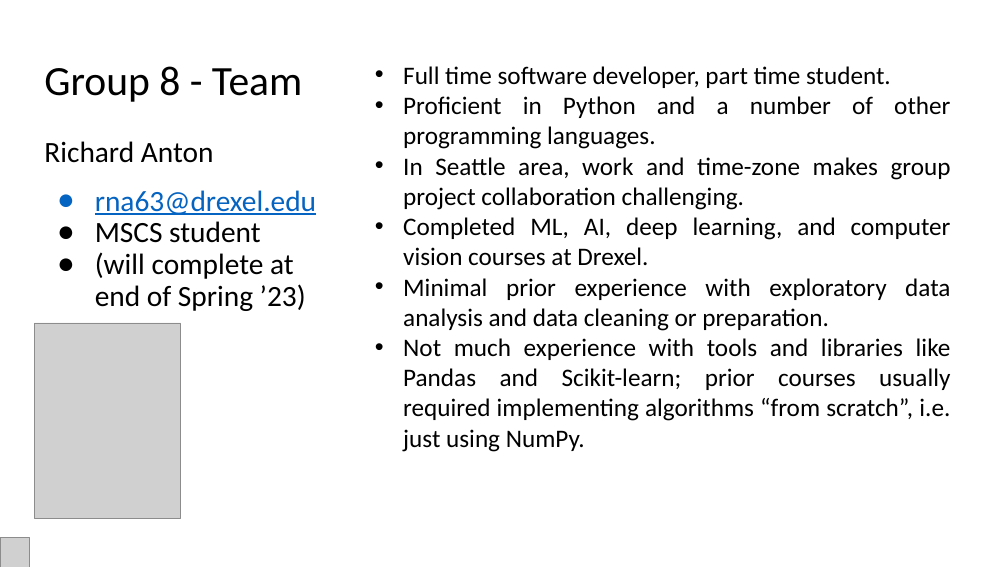
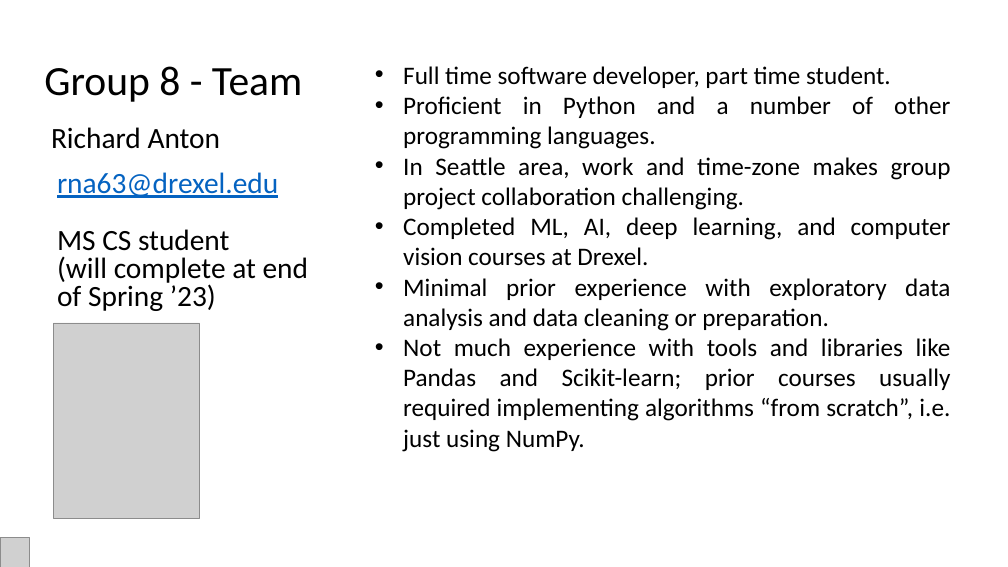
Before and after one commit to ranton256/used_car_sale_price_analysis, a slide deck: slide 2 of DSCI521_rna63_final_project_pres.pptx. Drawn at 1008x567 pixels with LibreOffice and Linux fonts; fonts in the diff are those of the drawing; grey boxes stand for pictures; background and template pictures are left out. Boxes give left, top, right and bottom in pixels: in the first picture for what was removed or moved away, otherwise in the second. Text is boxed around its words. In the diff, an @@ line names an element or a change of style, - is before the commit and + after.

```diff
--- a/DSCI521_rna63_final_project_pres.pptx
+++ b/DSCI521_rna63_final_project_pres.pptx
@@ text "Richard Anton": place and size @@
-text "Richard Anton" at (44,141,316,311)
+text "Richard Anton" at (51,127,308,311)
@@ text at (51,127,308,311): line spacing 0.9 to 0.8; bullet ● to none @@
@@ text at (57,229,229,257): text changed @@
-● MSCS student
+MS CS student
@@ picture: place and size @@
-picture at (34,323,180,518)
+picture at (54,323,200,518)
```
Also in this commit, not shown: 2 other slides changed, 3 slides added, 1 other file.
